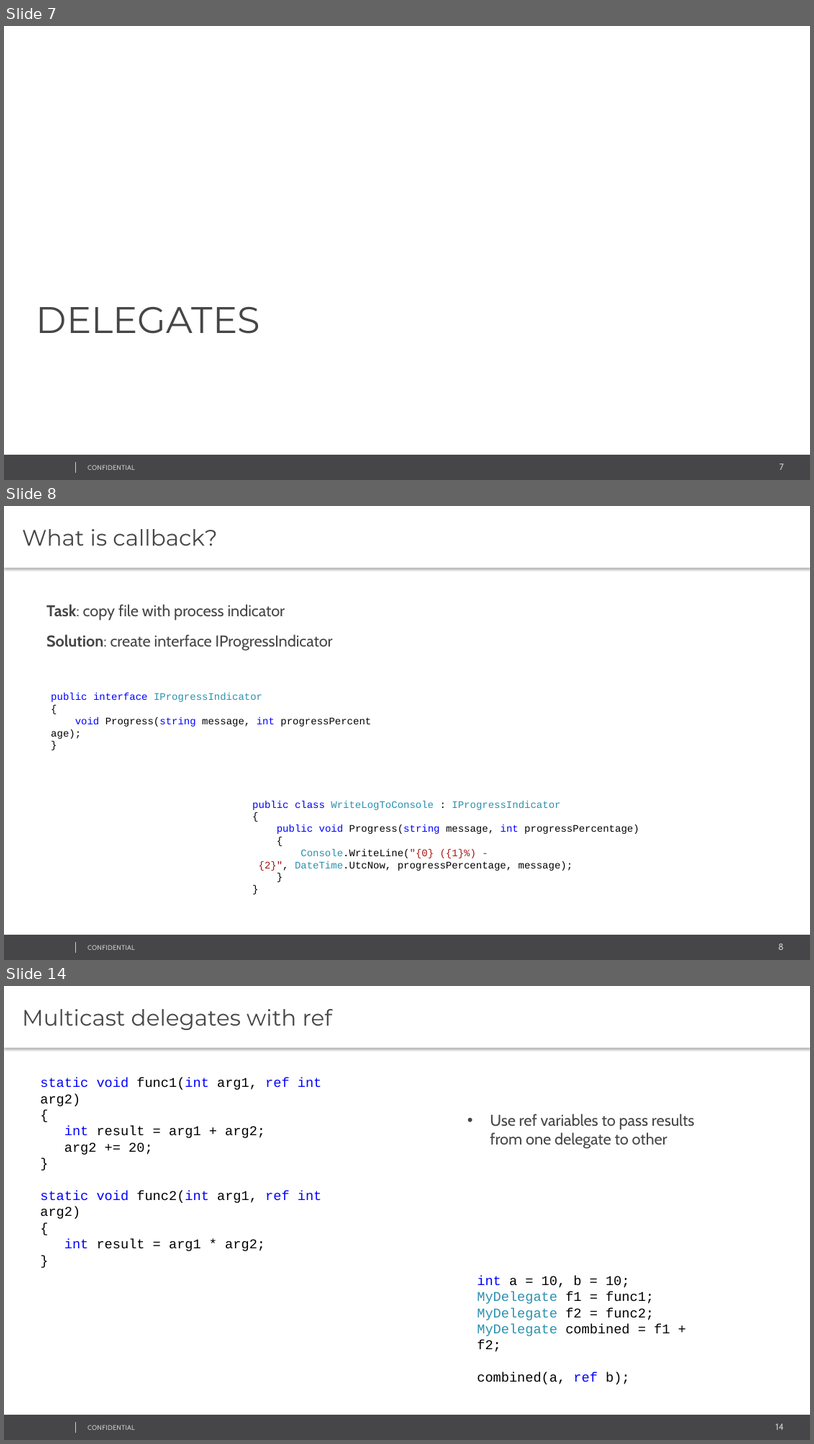
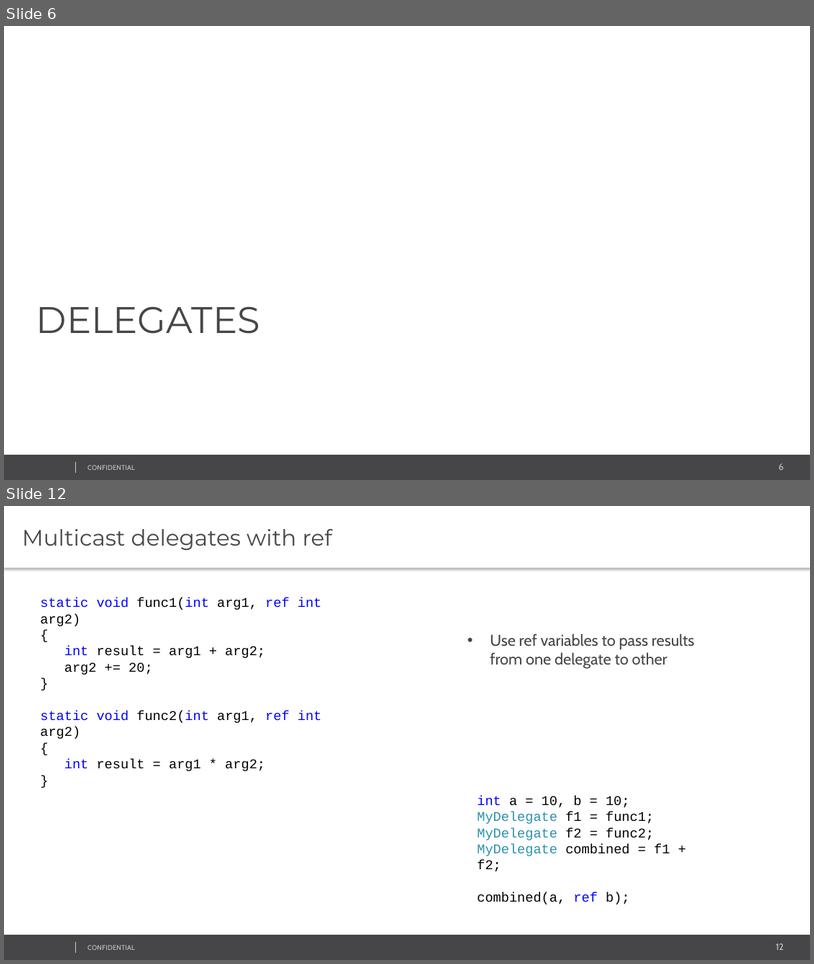
Before and after one commit to sampath42/Delegate_Events, a slide deck: M7/07 Delegates and Events.pptx. Shown one above the other, each under a label of ours: slides 7, 8 and 14 before the commit, slides 6 and 12 after it; the slides between them are not shown. The pictures are 814x1444 and 814x964 pixels, drawn with LibreOffice and Linux fonts; fonts in the diff are those of the drawing; background and template pictures are left out. Boxes give left, top, right and bottom in pixels: in the first picture for what was removed or moved away, otherwise in the second. Text is boxed around its words. In the diff, an @@ line names an element or a change of style, - is before the commit and + after.

```diff
--- a/M7/07 Delegates and Events.pptx
+++ b/M7/07 Delegates and Events.pptx
@@ slide 8 removed at (4,506,810,960), background #FFFFFF; not listed: 4 template elements that a slide beside it also shows @@
@@ text removed at (4,506,810,568) @@
-What is callback?
@@ text removed at (46,604,286,620) @@
-Task: copy file with process indicator
@@ text removed at (46,634,333,651) @@
-Solution: create interface IProgressIndicator
@@ text removed at (51,692,275,726) @@
-public interface IProgressIndicator
-{
-void Progress(string message, int progressPercentage);
-}
@@ text removed at (252,800,639,870) @@
-public class WriteLogToConsole : IProgressIndicator
-{
-public void Progress(string message, int progressPercentage)
-{
-Console.WriteLine("{0} ({1}%) - {2}", DateTime.UtcNow, progressPercentage, message);
-}
-}
@@ what was slide 7 is now slide 6 @@
@@ page number at (779,463,784,470): text changed @@
-7
+6
@@ what was slide 14 is now slide 12 @@
@@ page number at (777,943,784,950): text changed @@
-14
+12
```
Also in this commit, not shown: 6 slides changed, 4 slides added, 7 other slides removed, 17 other files.
